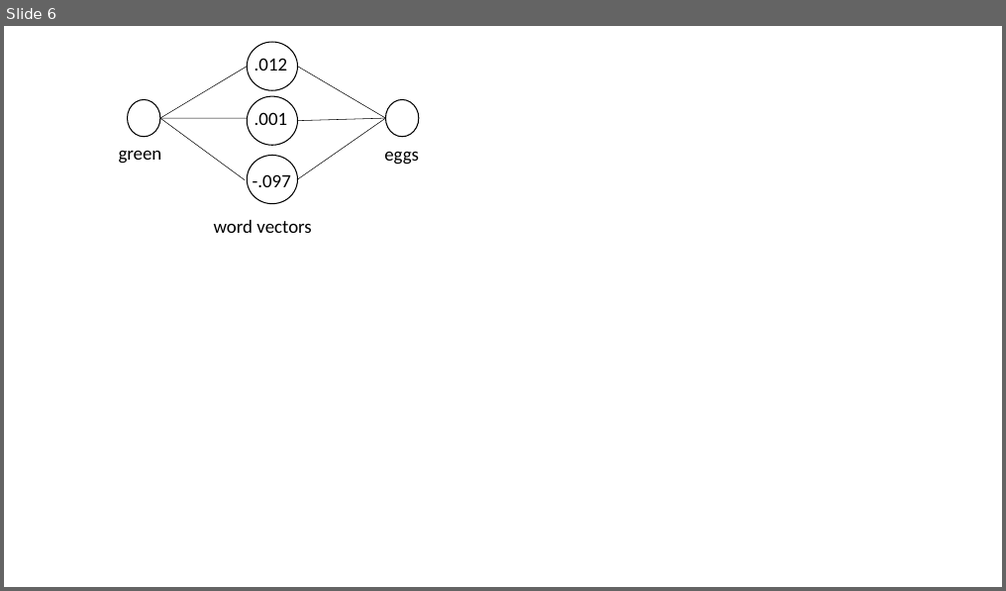
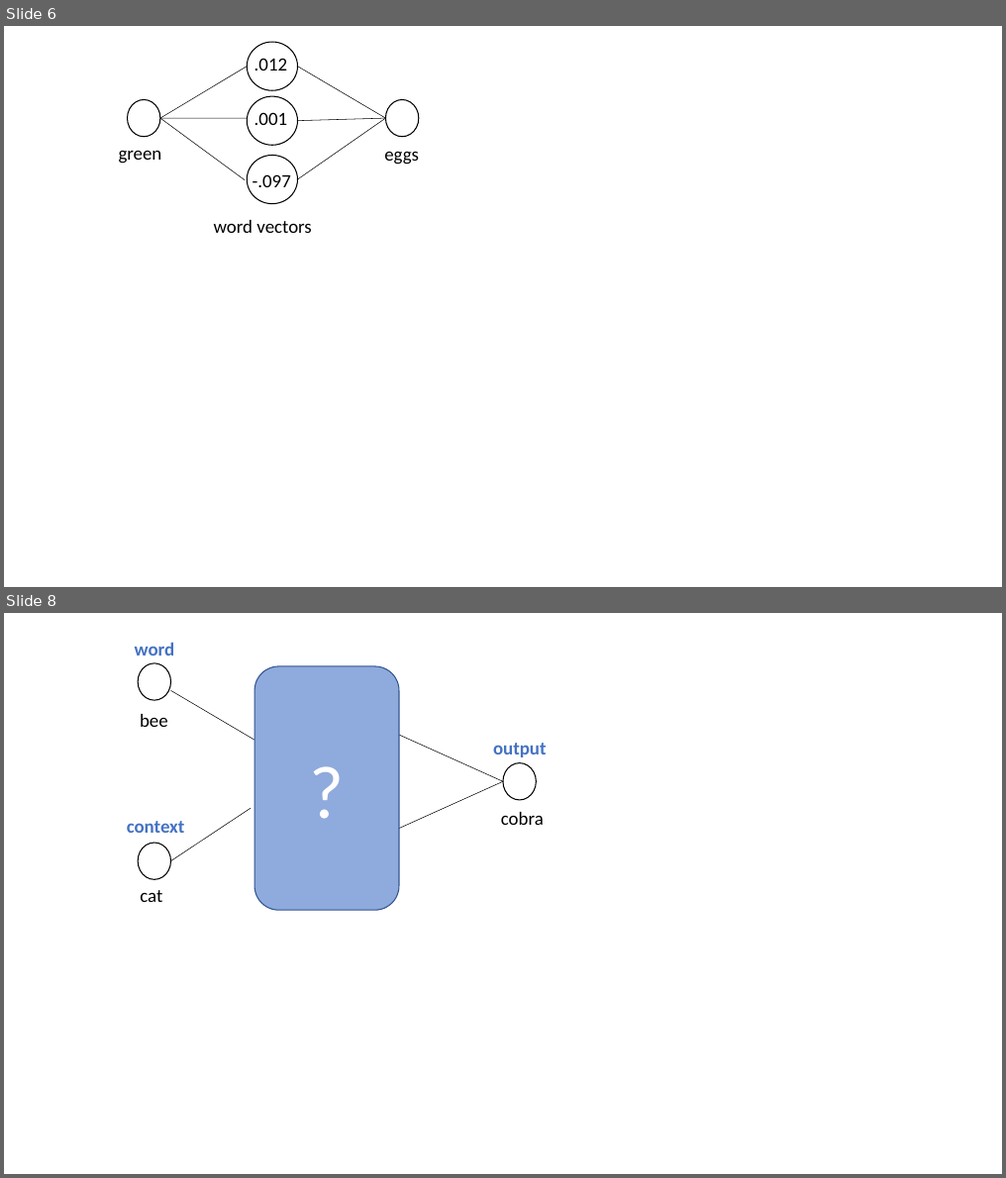
Before and after one commit to tulane-cmps6730/main, a slide deck: lec/language_models/figs/nn.pptx. Shown one above the other, each under a label of ours: slide 6 before the commit, slides 6 and 8 after it; the slides between them are not shown. The pictures are 1006x591 and 1006x1178 pixels, drawn with LibreOffice and Linux fonts; fonts in the diff are those of the drawing. Boxes give left, top, right and bottom in pixels: in the first picture for what was removed or moved away, otherwise in the second. Text is boxed around its words. In the diff, an @@ line names an element or a change of style, - is before the commit and + after.

```diff
--- a/lec/language_models/figs/nn.pptx
+++ b/lec/language_models/figs/nn.pptx
@@ slide 8 added at (4,613,1002,1174), background #FFFFFF @@
@@ text added at (135,642,175,656), 18 pt, text #4472C4, bold @@
+word
@@ ellipse added at (138,663,171,700), outline #000000 1 pt @@
@@ rounded rectangle added at (254,666,399,910), fill #8FAADC, outline #325491 1 pt, 72 pt, text #FFFFFF @@
+?
@@ line added from (171, 691) to (259, 743), #000000 0.5 pt @@
@@ text added at (140,714,168,727), 18 pt, text #000000 @@
+bee
@@ line added from (399, 735) to (503, 781), #000000 0.5 pt @@
@@ text added at (493,743,547,758), 18 pt, text #4472C4, bold @@
+output
@@ line added from (399, 829) to (503, 781), #000000 0.5 pt @@
@@ ellipse added at (503,763,537,800), outline #000000 1 pt @@
@@ line added from (171, 861) to (251, 808), #000000 0.5 pt @@
@@ text added at (501,812,544,825), 18 pt, text #000000 @@
+cobra
@@ text added at (127,821,185,833), 18 pt, text #4472C4, bold @@
+context
@@ ellipse added at (138,843,171,879), outline #000000 1 pt @@
@@ text added at (140,890,162,902), 18 pt, text #000000 @@
+cat
```
Also in this commit, not shown: 4 other slides added, 8 other files.
